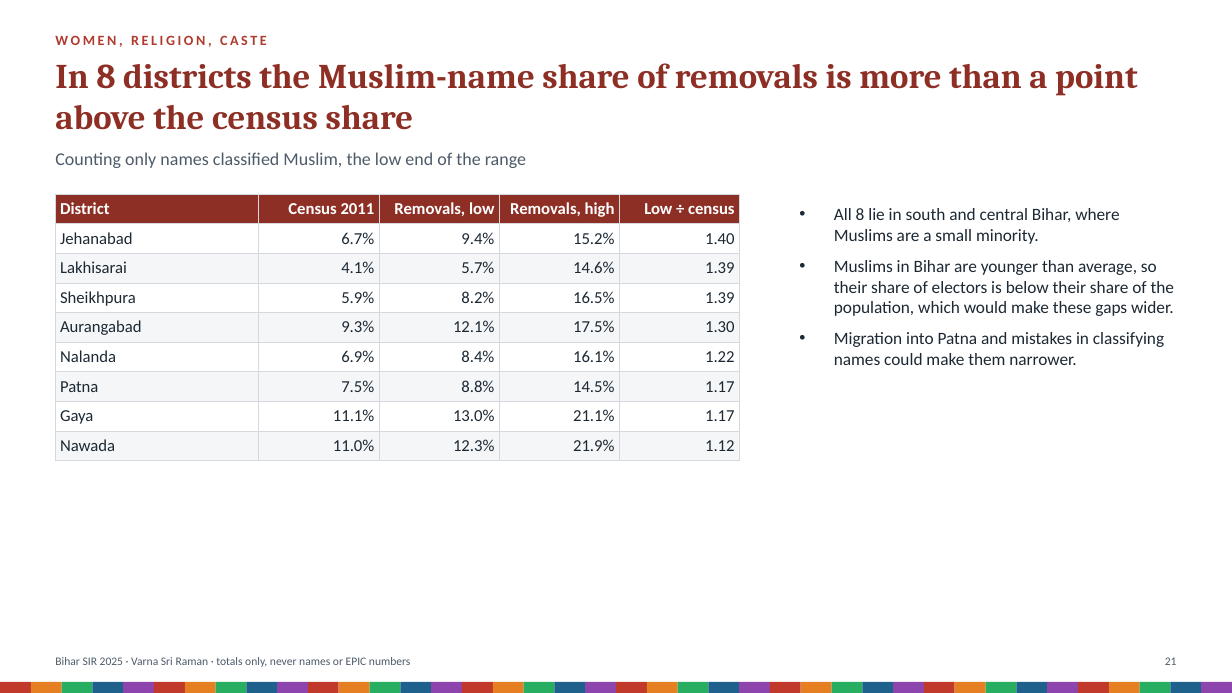
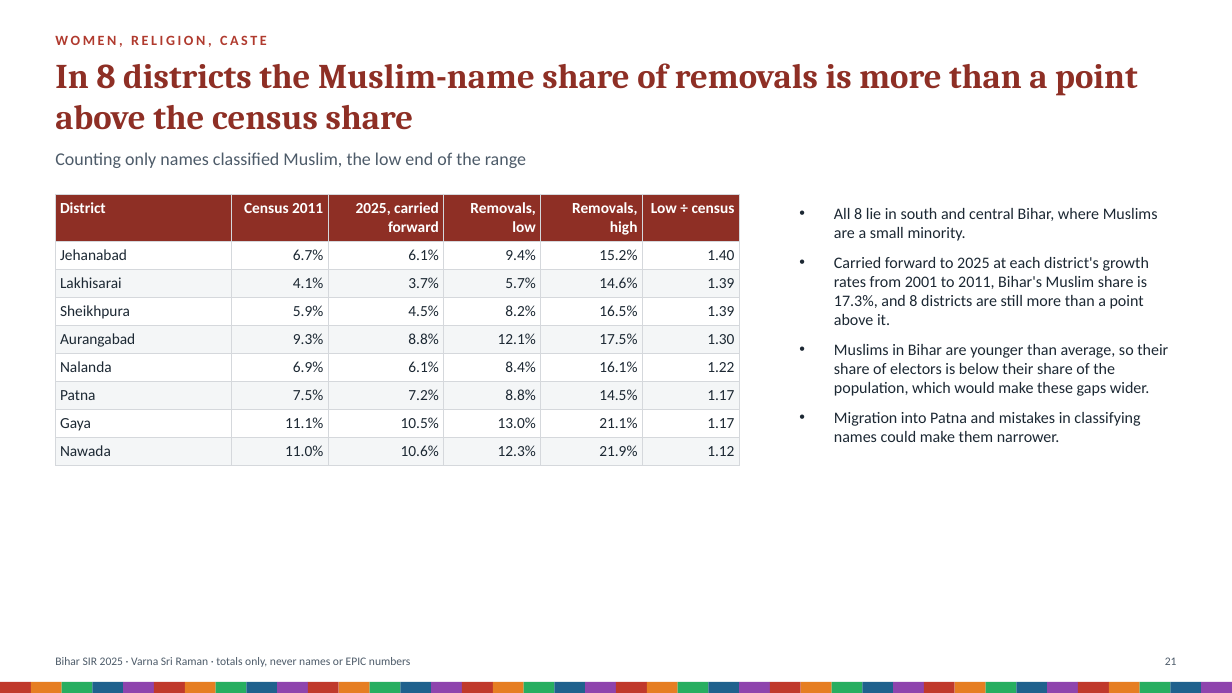
Before and after one commit to Varnasr/INDIA-DATA, a slide deck: slide 21 of reports/bihar-sir-2025-deck.pptx. Drawn at 1232x693 pixels with LibreOffice and Linux fonts; fonts in the diff are those of the drawing. Boxes give left, top, right and bottom in pixels: in the first picture for what was removed or moved away, otherwise in the second. Text is boxed around its words. In the diff, an @@ line names an element or a change of style, - is before the commit and + after.

```diff
--- a/reports/bihar-sir-2025-deck.pptx
+++ b/reports/bihar-sir-2025-deck.pptx
@@ table at [55, 194, 739, 460] @@
+column 3: 2025, carried forward | 6.1% | 3.7% | 4.5% | 8.8% | 6.1% | 7.2% | 10.5% | 10.6%
@@ text at [834, 208, 1168, 442]: size 13.5 to 12.5 pt in "All 8 lie in south and central ...", "Muslims in Bihar are younger than average, ...", "Migration into Patna and mistakes in classifying ..." @@
@@ text at [834, 257, 1149, 325]: paragraph added @@
+• Carried forward to 2025 at each district's growth rates from 2001 to 2011, Bihar's Muslim share is 17.3%, and 8 districts are still more than a point above it.
```
Also in this commit, not shown: 2 other slides changed, 31 other files.
